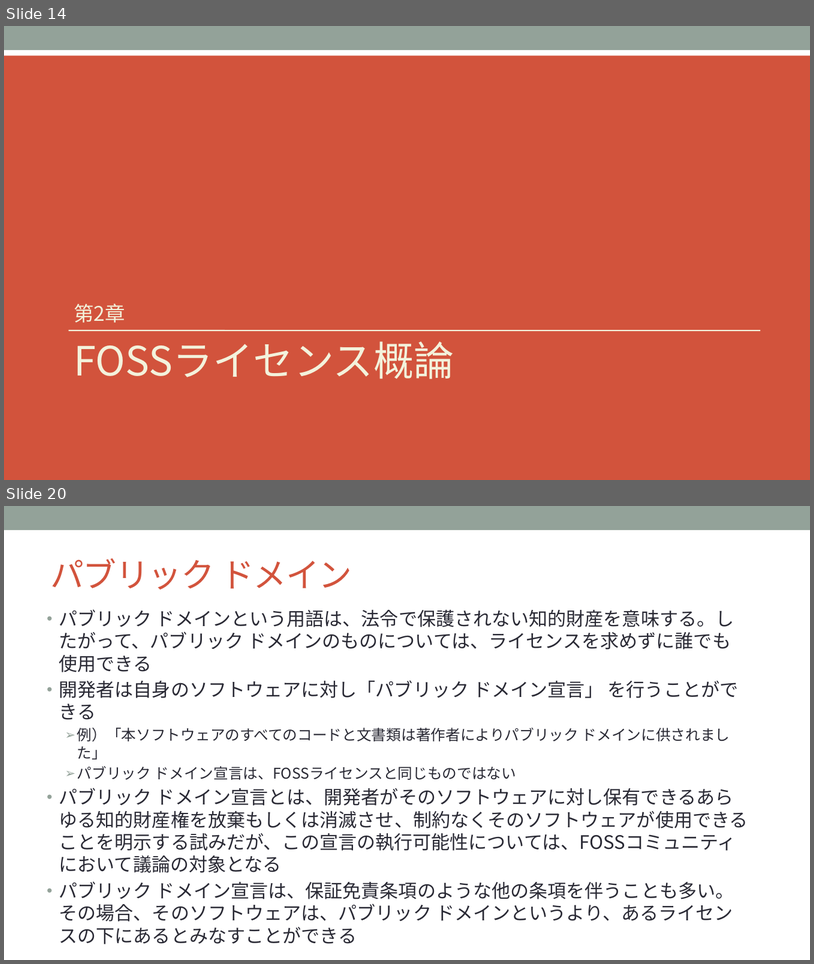
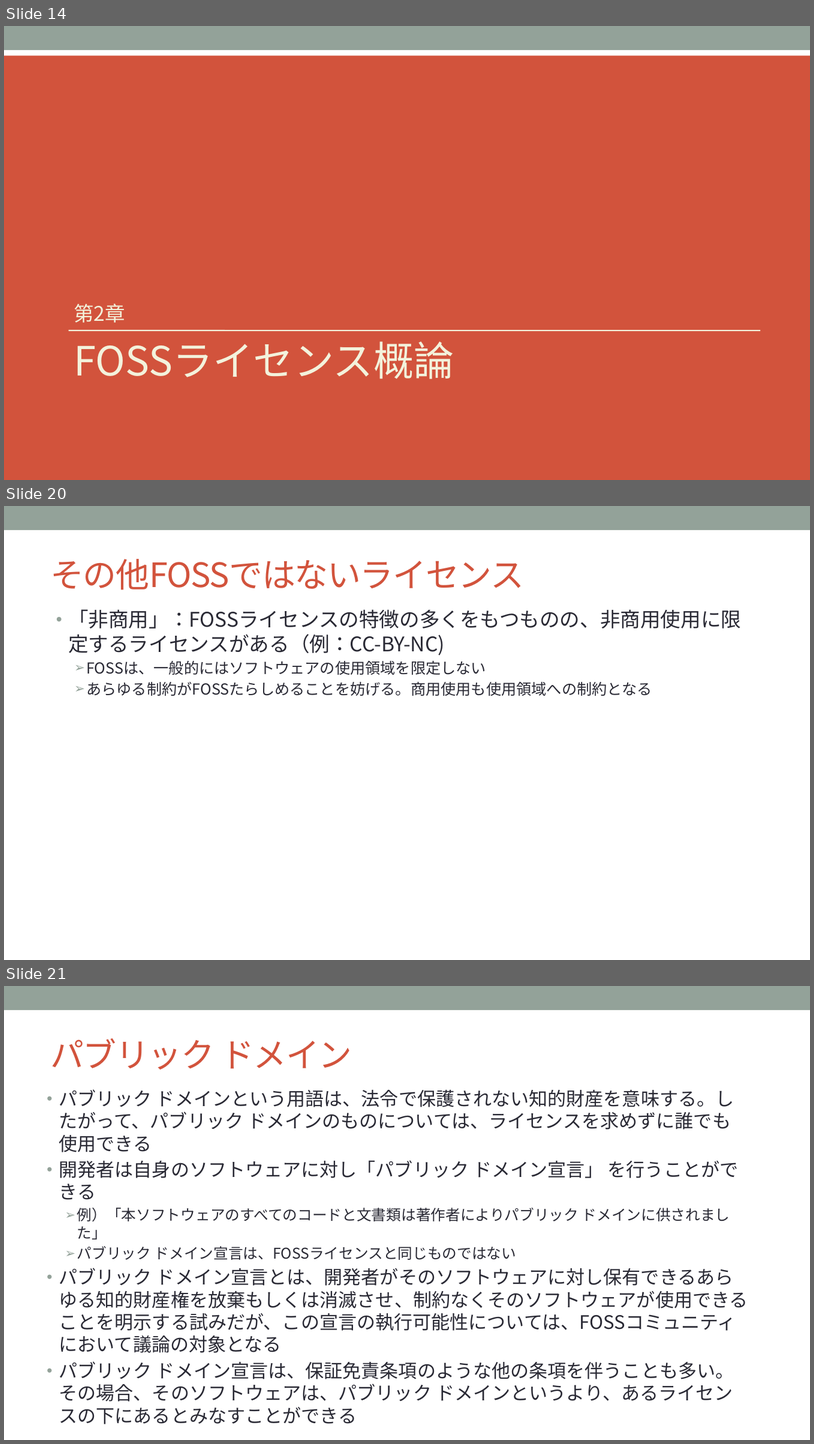
Before and after one commit to OpenChain-Project/Curriculum-Translation-JP, a slide deck: REVIEW/Version_for_v1.1/openchain-curriculum-for-1-1_JP_review_tani.pptx. Shown one above the other, each under a label of ours: slides 14 and 20 before the commit, slides 14, 20 and 21 after it; the slides between them are not shown. The pictures are 814x964 and 814x1444 pixels, drawn with LibreOffice and Linux fonts; fonts in the diff are those of the drawing; background and template pictures are left out. Boxes give left, top, right and bottom in pixels: in the first picture for what was removed or moved away, otherwise in the second. Text is boxed around its words. In the diff, an @@ line names an element or a change of style, - is before the commit and + after.

```diff
--- a/REVIEW/Version_for_v1.1/openchain-curriculum-for-1-1_JP_review_tani.pptx
+++ b/REVIEW/Version_for_v1.1/openchain-curriculum-for-1-1_JP_review_tani.pptx
@@ slide 20 added at [4,506,810,960], background #FFFFFF; not listed: 1 template element that a slide beside it also shows @@
@@ title added at [50,559,524,590], 40 pt, text #D2533C @@
+その他FOSSではないライセンス
@@ text added at [68,609,741,696], 18 pt, text #292934 @@
+• 「非商用」：FOSSライセンスの特徴の多くをもつものの、非商用使用に限定するライセンスがある（例：CC-BY-NC)
+  ➢ FOSSは、一般的にはソフトウェアの使用領域を限定しない
+  ➢ あらゆる制約がFOSSたらしめることを妨げる。商用使用も使用領域への制約となる
@@ what was slide 20 is now slide 21 @@
```
Also in this commit, not shown: 6 slides changed.
